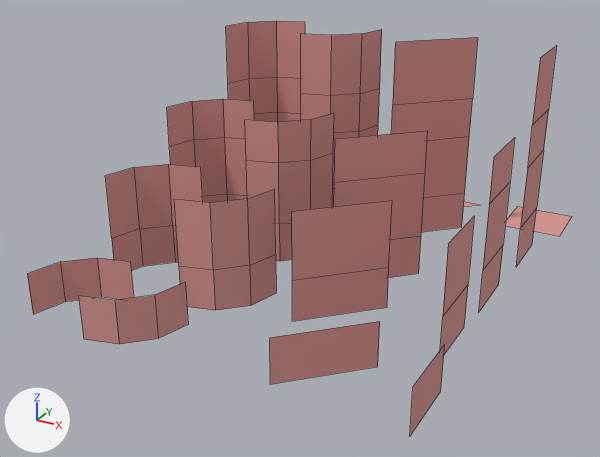
Renders of the FBX model Unity/Dungeion Restoration/Assets/Prefab/3D Assets/StandardBaseWallsFloors.fbx from each side of a commit.
The view is the same before and after, from a 50 mm camera at (0.1452, -0.2891, 0.0931) aimed at (0.0608, -0.1356, 0.0164). Lighting does not change. The marker at lower left points along +X, +Y and +Z. Mesh edges are drawn as thin lines. Where no turn or scale is listed for an object, it has been applied to the vertices.

Names of what the first picture shows: 'StandAngle1', 'StandAngle2_5', 'StandAngle3_5', 'StandAngle5', 'StandWallCurvedIn1', 'StandWallCurvedIn2_5', 'StandWallCurvedIn3_5', 'StandWallCurvedIn5', 'StandWallCurvedOut1', 'StandWallCurvedOut2_5', 'StandWallCurvedOut3_5', 'StandWallCurvedOut5', 'Standard1', 'Standard2_5', 'Standard3_5'.
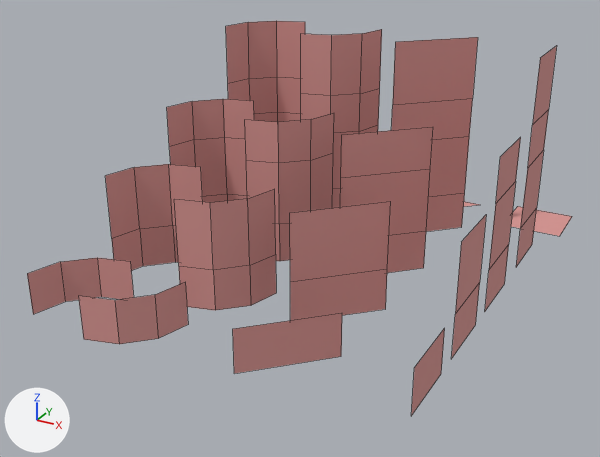
Boxes [x1, y1, x2, y2] around the edits, measured in the pictures (600 x 457 px):
'StandAngle2_5', moved: before [292, 200, 392, 321]; after [290, 202, 391, 321]
'StandAngle3_5', moved: before [334, 131, 428, 278]; after [340, 127, 433, 273]
'StandAngle1', moved: before [270, 321, 380, 384]; after [233, 313, 342, 374]
'Standard2_5', moved: before [440, 217, 474, 354]; after [452, 215, 486, 358]
'Standard3_5', reshaped, moved (88% taller): before [410, 344, 445, 436]; after [485, 137, 521, 311]
'Standard1', reshaped, moved (49% shorter): before [479, 138, 515, 312]; after [411, 328, 445, 416]
part 1 of me_mesh_005, deleted (brown): before [483, 138, 515, 270]
part 2 of me_mesh_007, added (brown): after [489, 137, 521, 269]

What changed in the scene script:
```text
Change me_mesh_007:
    where me_mesh_007.from_pydata(...)  # 4 vertices, 1 face; spans x 0.0075, y -0.0075..0.0075, z 0.0..0.01
    used by ob_standard3_5; location = (0.0989, -0.1728, 0.005)
    verts and faces of me_mesh_007; kept vertices keep their numbers, new ones are numbered from 4
    before: 1 (0.0075, -0.0075, 0.01) at pixel (412, 386), 3 (0.0075, 0.0075, 0.01) at pixel (444, 344)
    me_mesh_007 part 2
    add verts[4] = (0.0075, -0.0075, 0.025)  # pixel (495, 203)
    add verts[5] = (0.0075, 0.0075, 0.025)  # pixel (515, 181)
    add verts[6] = (0.0075, -0.0075, 0.035)  # pixel (500, 156)
    add verts[7] = (0.0075, 0.0075, 0.035)  # pixel (520, 136)
    add faces += [(4, 6, 7, 5), (1, 4, 5, 3)]
Change me_mesh_005:
    where me_mesh_005.from_pydata(...)  # 8 vertices, 3 faces; spans x 0.0075, y -0.0075..0.0075, z 0.0..0.035
    used by ob_standard1; location = (0.096, -0.1263, 0.005)
    verts and faces of me_mesh_005; kept vertices keep their numbers, new ones are numbered from 8
    before: 1 (0.0075, -0.0075, 0.035) at pixel (493, 157), 3 (0.0075, 0.0075, 0.035) at pixel (514, 137), 4 (0.0075, -0.0075, 0.025) at pixel (489, 204), 5 (0.0075, 0.0075, 0.025) at pixel (510, 181), 6 (0.0075, -0.0075, 0.01) at pixel (482, 270)
    before: 7 (0.0075, 0.0075, 0.01) at pixel (503, 244)
    me_mesh_005 part 1
    add delete_vertices([1, 3, 4, 5])  # with the faces that use them
Change ob_standangle3_5:
    ob_standangle3_5.location: (0.0781, -0.1306, 0.0053) -> (0.0781, -0.1273, 0.0053)
Change ob_standard2_5:
    ob_standard2_5.location: (0.0953, -0.149, 0.0052) -> (0.097, -0.1465, 0.005)
Change ob_standard3_5:
    ob_standard3_5.location: (0.0989, -0.1728, 0.005) -> (0.097, -0.1254, 0.005)
Change ob_standangle1:
    ob_standangle1.location: (0.0856, -0.1708, 0.005) -> (0.0781, -0.1714, 0.0053)
Change ob_standangle2_5:
    ob_standangle2_5.location: (0.0781, -0.1491, 0.0053) -> (0.0781, -0.15, 0.0053)
Change ob_standard1:
    ob_standard1.location: (0.096, -0.1263, 0.005) -> (0.097, -0.1674, 0.005)
```
